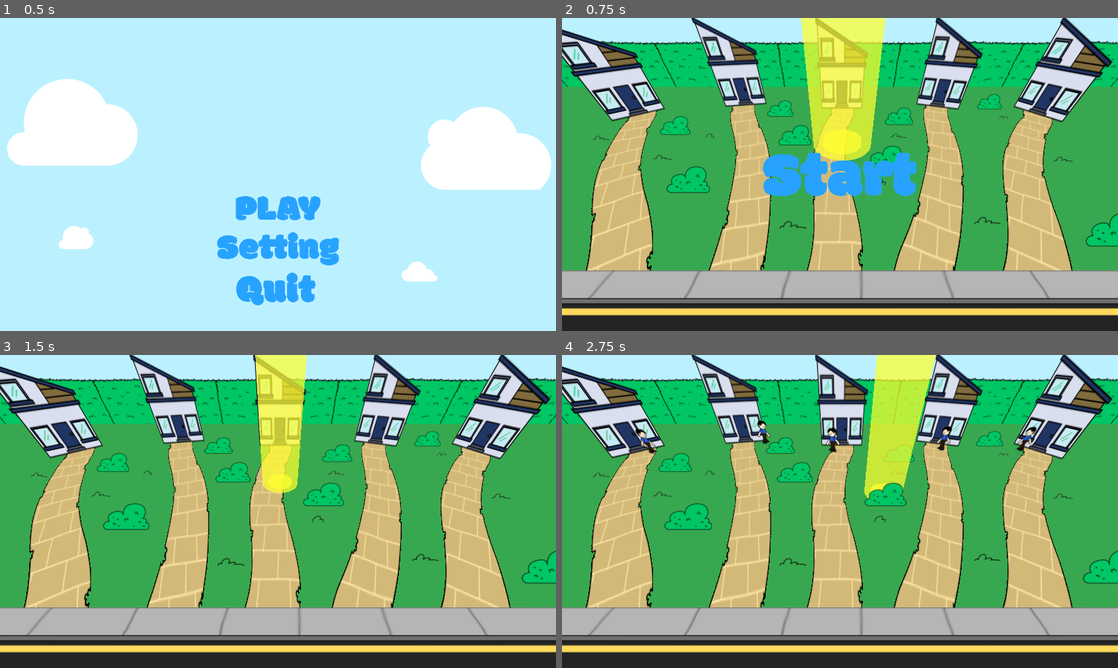
Above: before the commit, frames 1-4 (two rows, left to right).
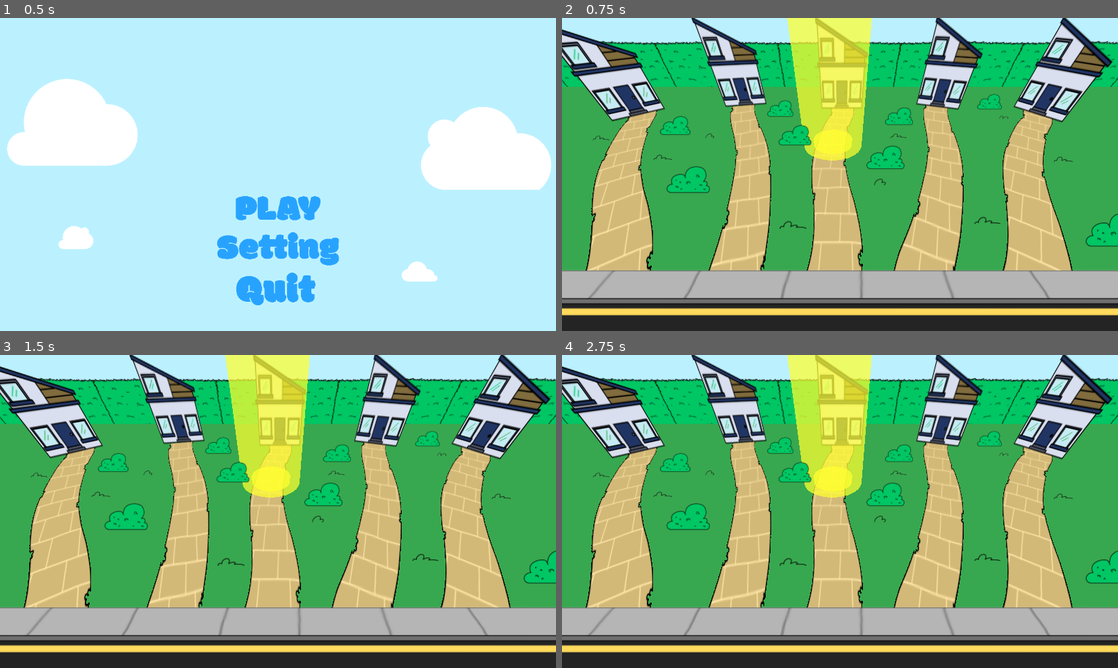
Above: after the commit, the same moments.

Repository: KgHtetNaing/sun_is_watching
Game: Godot game, scene res://scenes/main_menu.tscn
Two runs of this game, one before a commit and one after it. Both use one fixed random seed, a clock stepped at 60 frames per second and the inputs below. The engine's default icon, where the game draws it, is replaced by a stand-in: a white triangle on a blue panel in a dark square.
Inputs (mouse positions are in pixels of both pictures, inside the frame that each line leads up to):
- Up to frame 1 (0.5 s): no input
- Up to frame 2 (0.75 s): click (840, 208) at 0.5 s
- Up to frame 3 (1.5 s): click (278, 511) at 1.27 s
- Up to frame 4 (2.75 s): tap Enter (ui_accept) at 2, 2.27 s; move the mouse to (962, 495) at 2.02 s

Frame 1 is identical in both runs. In frame 2, 4.7% of the frame differs, in the area x 36-64%, y 0-57%; in frame 3, 2.6%; in frame 4, 10%, in the area x 12-100%, y 0-74%.

Commit message:
more ui update

Diff:
--- a/scenes/main_scene.tscn
+++ b/scenes/main_scene.tscn
@@ -85,6 +85,7 @@
 
 [node name="Start" type="Button" parent="Ui" unique_id=286935616]
 process_mode = 3
+visible = false
 anchors_preset = 8
 anchor_left = 0.5
 anchor_top = 0.5
@@ -103,7 +104,7 @@
 
 [node name="Timer" type="Timer" parent="." unique_id=971018918]
 process_mode = 3
-wait_time = 20.0
+wait_time = 5.0
 one_shot = true
 
 [node name="Camera3D" type="Camera3D" parent="." unique_id=704493747]
@@ -115,7 +116,7 @@
 light_energy = 5.228
 
 [node name="Sun_beam" parent="." unique_id=487210576 instance=ExtResource("1_0f027")]
-transform = Transform3D(9, 0, 0, 0, 9, 0, 0, 0, 9, 0, 0.3, -7.9288664)
+transform = Transform3D(9, 0, 0, 0, 9, 0, 0, 0, 9, -0.8632469, 0.3, -7.9288664)
 
 [node name="Homes" type="Node" parent="." unique_id=406738710]
 
--- a/scenes/win_screen.tscn
+++ b/scenes/win_screen.tscn
@@ -1,22 +1,29 @@
 [gd_scene format=3 uid="uid://cddnl525thr57"]
 
 [ext_resource type="Script" uid="uid://djp0qpq6u5oac" path="res://scripts/win_screen.gd" id="1_wv5lq"]
+[ext_resource type="Texture2D" uid="uid://dhe7p0gddrcwb" path="res://art/Ui/WinScreen-18.png" id="2_erk2x"]
+[ext_resource type="Texture2D" uid="uid://dsy5ipmfq5cf2" path="res://art/Ui/button-19.png" id="3_0lrm4"]
+[ext_resource type="Texture2D" uid="uid://bseusd0mnobd7" path="res://art/Ui/button-20.png" id="4_6s1kg"]
+[ext_resource type="Texture2D" uid="uid://ds8nut4ftve1a" path="res://art/Ui/button-21.png" id="5_bqn3h"]
 
-[sub_resource type="LabelSettings" id="LabelSettings_s508f"]
-font_size = 60
+[sub_resource type="StyleBoxTexture" id="StyleBoxTexture_qnnn4"]
+texture = ExtResource("3_0lrm4")
+
+[sub_resource type="StyleBoxTexture" id="StyleBoxTexture_doie2"]
+texture = ExtResource("4_6s1kg")
+
+[sub_resource type="StyleBoxTexture" id="StyleBoxTexture_r6ob7"]
+texture = ExtResource("5_bqn3h")
 
 [node name="WinScreen" type="CanvasLayer" unique_id=1488543200]
 process_mode = 3
 layer = 2
 script = ExtResource("1_wv5lq")
 
-[node name="ColorRect" type="ColorRect" parent="." unique_id=200537826]
-anchors_preset = 15
-anchor_right = 1.0
-anchor_bottom = 1.0
-grow_horizontal = 2
-grow_vertical = 2
-color = Color(0.22745098, 0.22745098, 0.22745098, 0.8117647)
+[node name="Sprite2D" type="Sprite2D" parent="." unique_id=975166566]
+position = Vector2(640.52106, 360.50003)
+scale = Vector2(0.24033341, 0.24033333)
+texture = ExtResource("2_erk2x")
 
 [node name="Control" type="Control" parent="." unique_id=2144213873]
 layout_mode = 3
@@ -26,29 +33,14 @@
 grow_horizontal = 2
 grow_vertical = 2
 
-[node name="VBoxContainer" type="VBoxContainer" parent="Control" unique_id=2004158751]
-layout_mode = 1
-anchors_preset = 8
-anchor_left = 0.5
-anchor_top = 0.5
-anchor_right = 0.5
-anchor_bottom = 0.5
-offset_left = -32.0
-offset_top = -17.5
-offset_right = 32.0
-offset_bottom = 17.5
-grow_horizontal = 2
-grow_vertical = 2
+[node name="continue" type="Button" parent="Control" unique_id=288580786]
+layout_mode = 0
+offset_left = 531.21533
+offset_top = 494.0
+offset_right = 748.7847
+offset_bottom = 539.4241
+theme_override_styles/normal = SubResource("StyleBoxTexture_qnnn4")
+theme_override_styles/pressed = SubResource("StyleBoxTexture_doie2")
+theme_override_styles/hover = SubResource("StyleBoxTexture_r6ob7")
 
-[node name="Label" type="Label" parent="Control/VBoxContainer" unique_id=1049604609]
-layout_mode = 2
-text = "You Win"
-label_settings = SubResource("LabelSettings_s508f")
-horizontal_alignment = 1
-vertical_alignment = 1
-
-[node name="continue" type="Button" parent="Control/VBoxContainer" unique_id=288580786]
-layout_mode = 2
-text = "Continue"
-
-[connection signal="pressed" from="Control/VBoxContainer/continue" to="." method="_on_continue_pressed"]
+[connection signal="pressed" from="Control/continue" to="." method="_on_continue_pressed"]
Binary file added: art/Ui/WinScreen-18.png
Not shown, added: art/Ui/WinScreen-18.png.import
Binary file added: art/Ui/button-19.png
Not shown, added: art/Ui/button-19.png.import
Binary file added: art/Ui/button-20.png
Not shown, added: art/Ui/button-20.png.import
Binary file added: art/Ui/button-21.png
Not shown, added: art/Ui/button-21.png.import
